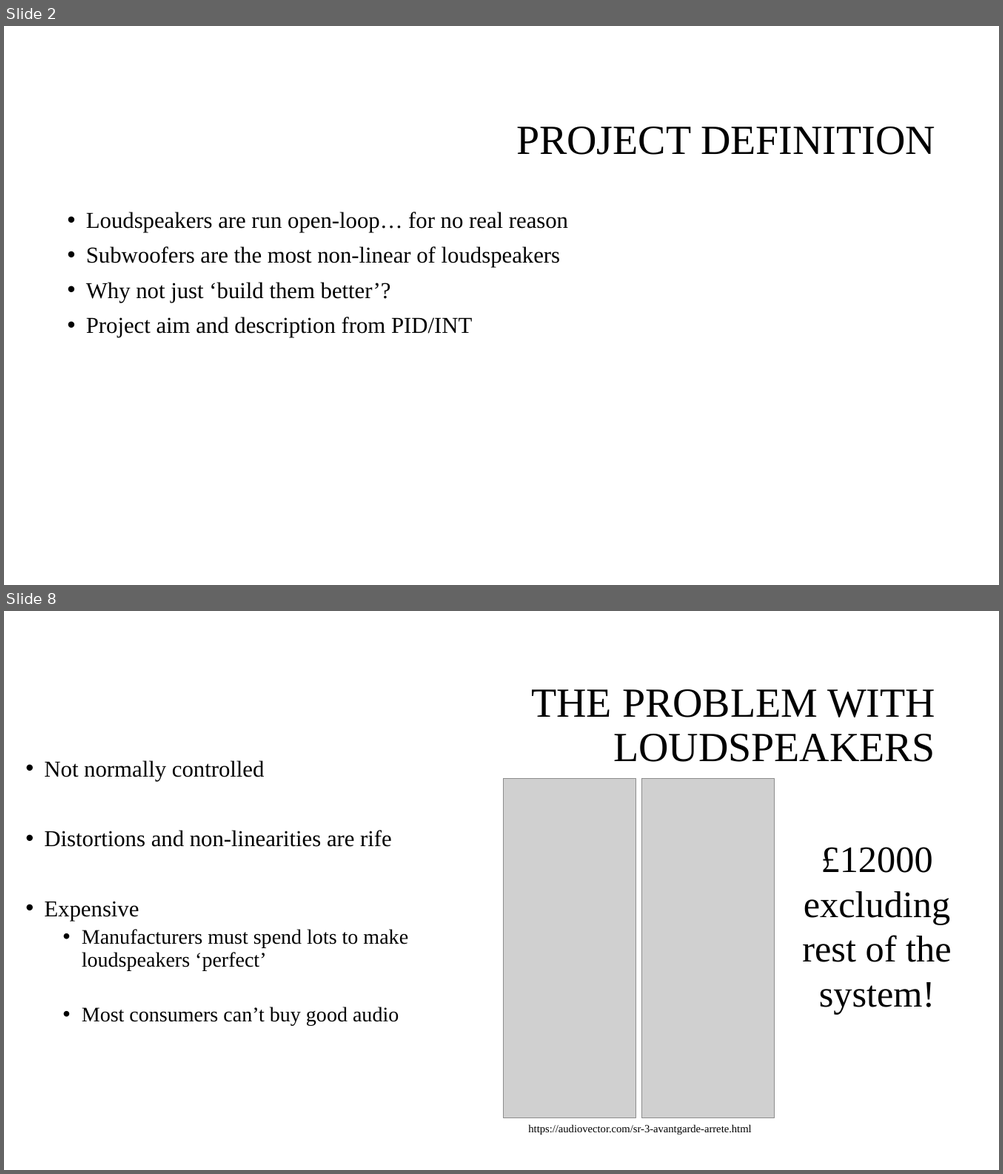
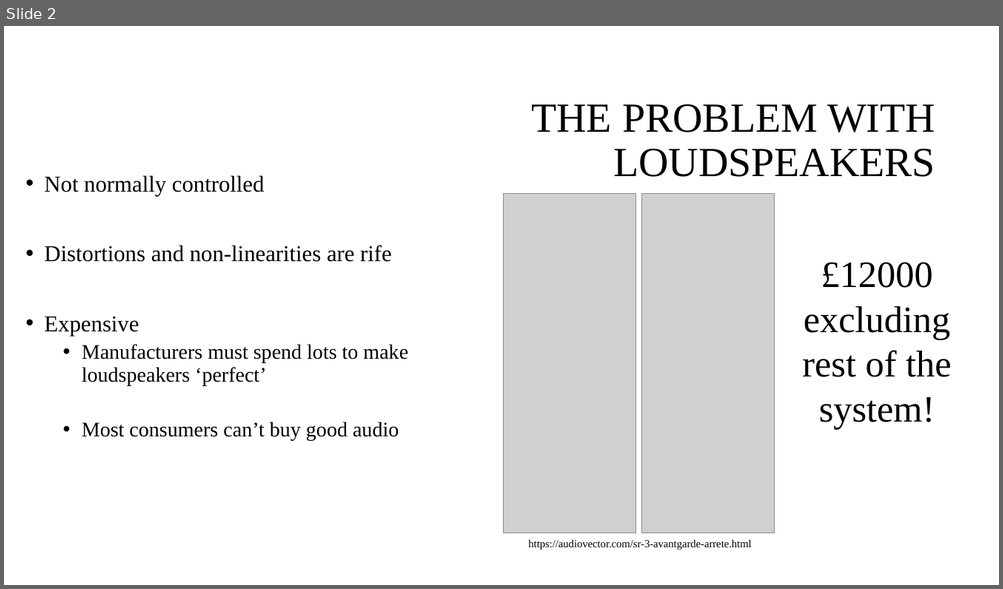
Before and after one commit to spez1998/3rd-year-project, a slide deck: Deliverables/2ndMarkerViva/viva_presentation.pptx. Shown one above the other, each under a label of ours: slides 2 and 8 before the commit, slide 2 after it; the slides between them are not shown. The pictures are 1003x1174 and 1003x589 pixels, drawn with LibreOffice and Linux fonts; fonts in the diff are those of the drawing; grey boxes stand for pictures; background and template pictures are left out. Boxes give left, top, right and bottom in pixels: in the first picture for what was removed or moved away, otherwise in the second. Text is boxed around its words. In the diff, an @@ line names an element or a change of style, - is before the commit and + after.

```diff
--- a/Deliverables/2ndMarkerViva/viva_presentation.pptx
+++ b/Deliverables/2ndMarkerViva/viva_presentation.pptx
@@ slide 2 removed at (x1=4, y1=26, x2=999, y2=585), background #FFFFFF @@
@@ title removed at (x1=516, y1=127, x2=935, y2=155) @@
-PROJECT DEFINITION
@@ text removed at (x1=86, y1=212, x2=568, y2=338) @@
-• Loudspeakers are run open-loop… for no real reason
-• Subwoofers are the most non-linear of loudspeakers
-• Why not just ‘build them better’?
-• Project aim and description from PID/INT
@@ what was slide 8 is now slide 2 @@
```
Also in this commit, not shown: 4 slides changed, 2 slides added, 4 other slides removed, 1 other file.
